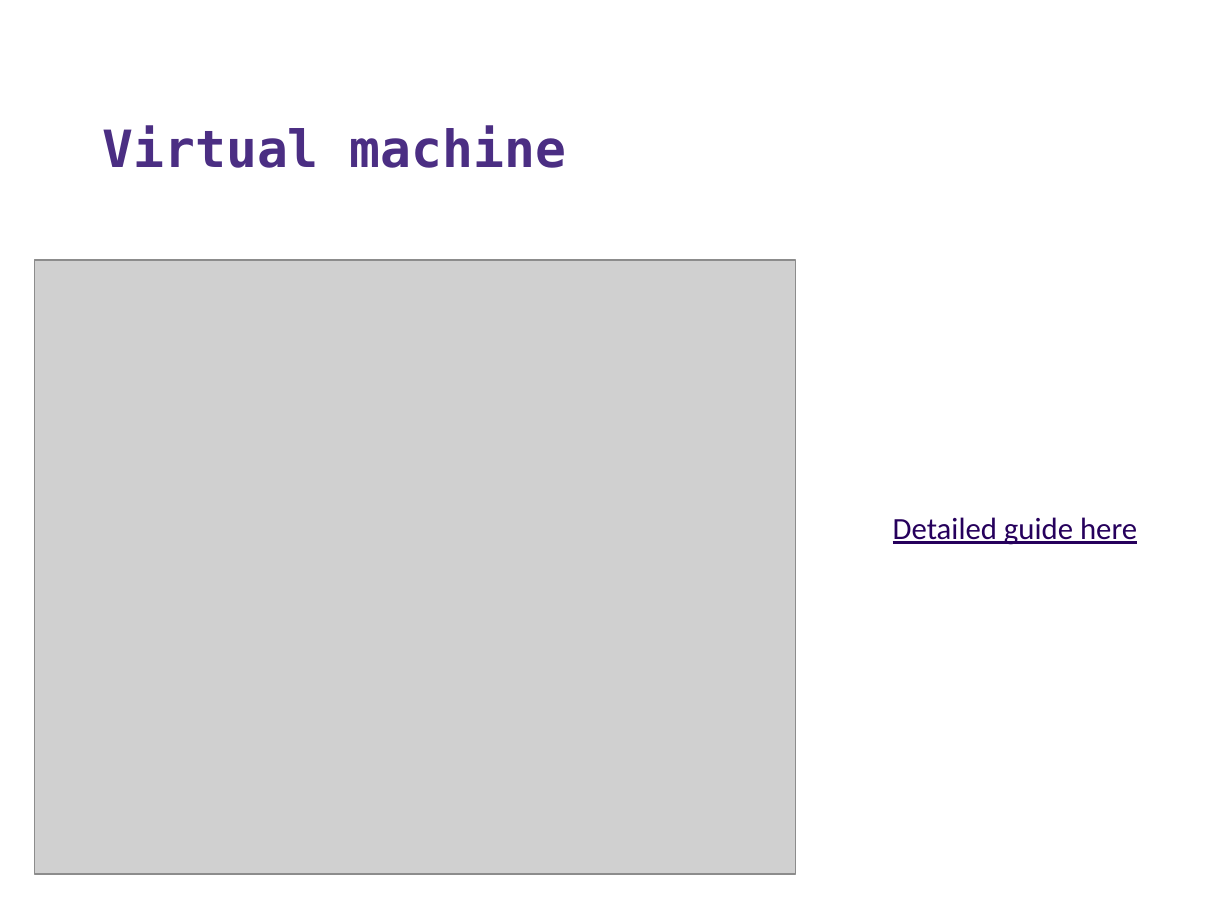
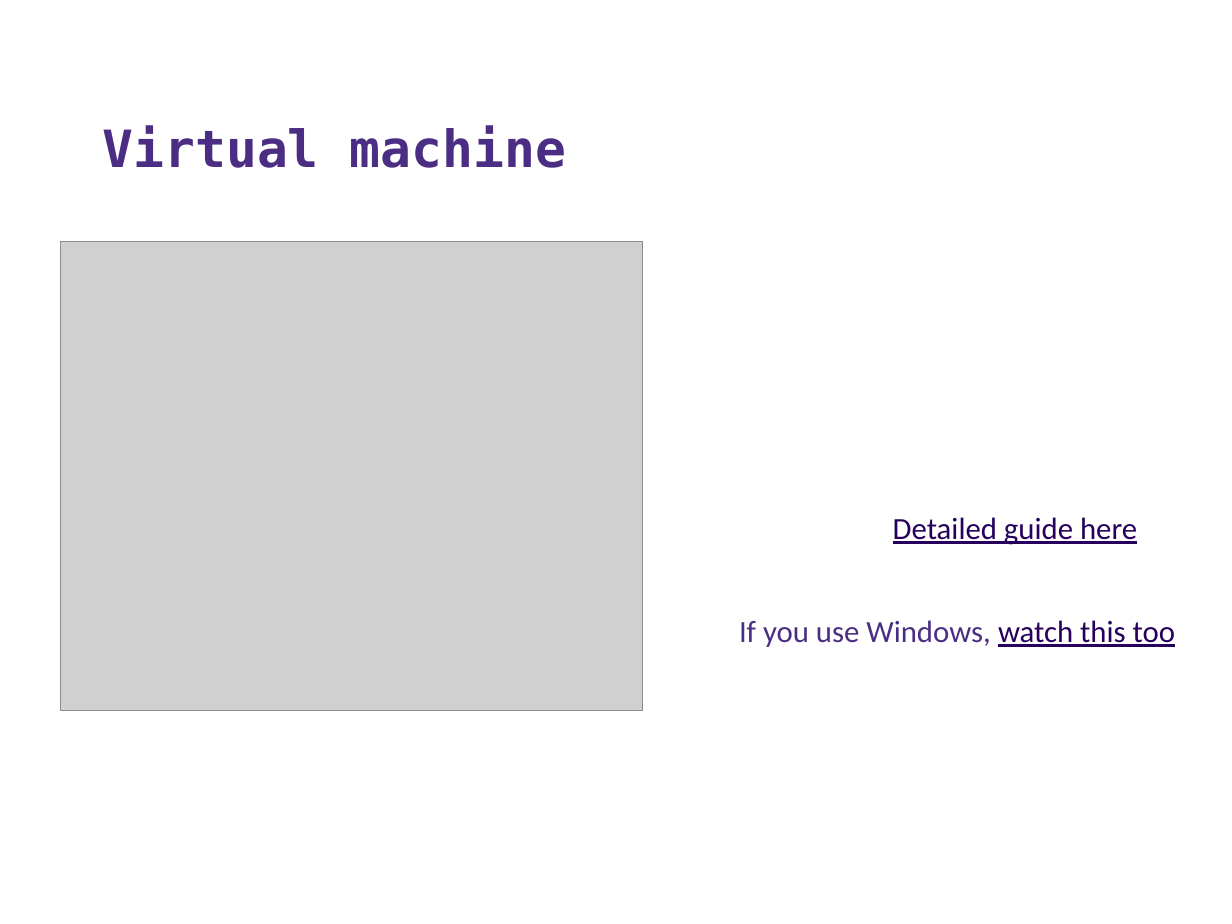
Before and after one commit to Andy-Boraphet/CSS342A-2022-Spring, a slide deck: slide 6 of week_04_OOP_ADT_LIST/week_04.pptx (slide 4 before the commit). Drawn at 1232x924 pixels with LibreOffice and Linux fonts; fonts in the diff are those of the drawing; grey boxes stand for pictures; background and template pictures are left out. Boxes give left, top, right and bottom in pixels: in the first picture for what was removed or moved away, otherwise in the second. Text is boxed around its words. In the diff, an @@ line names an element or a change of style, - is before the commit and + after.

```diff
--- a/week_04_OOP_ADT_LIST/week_04.pptx
+++ b/week_04_OOP_ADT_LIST/week_04.pptx
@@ picture: place and size @@
-picture at bbox=[34, 260, 796, 873]
+picture at bbox=[60, 241, 642, 711]
@@ text added at bbox=[739, 620, 1176, 647], 18 pt, text #4B2E83 @@
+If you use Windows, watch this too
```
Also in this commit, not shown: 3 other slides changed, 4 slides added.
